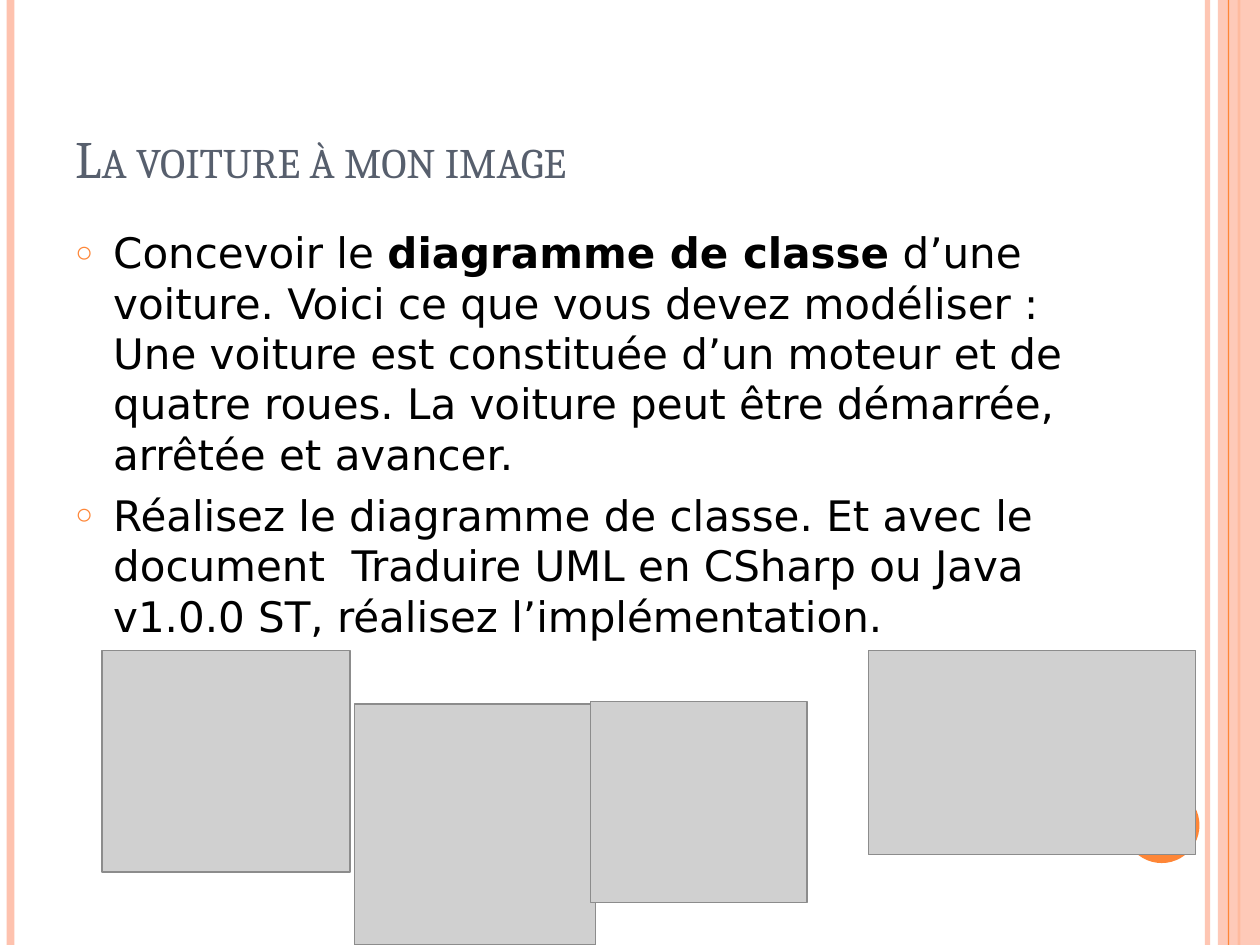
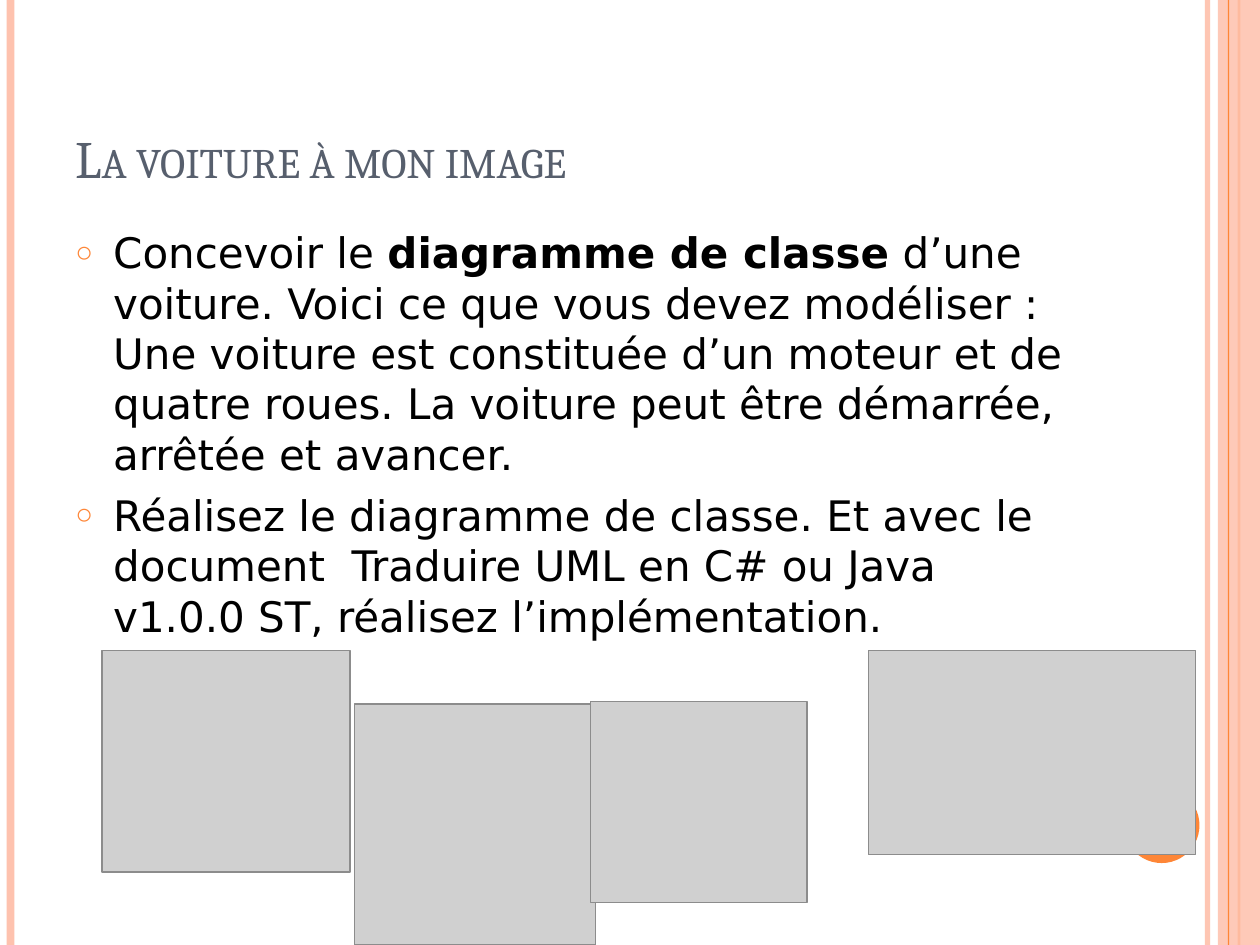
Before and after one commit to llissandre/CDA_2409_LL, a slide deck: slide 11 of 04 - PO/UML/2.Exo Concepts_objet v2.0.0 ST 1.pptx. Drawn at 1260x945 pixels with LibreOffice and Linux fonts; fonts in the diff are those of the drawing; grey boxes stand for pictures. Boxes give left, top, right and bottom in pixels: in the first picture for what was removed or moved away, otherwise in the second. Text is boxed around its words. In the diff, an @@ line names an element or a change of style, - is before the commit and + after.

```diff
--- a/04 - PO/UML/2.Exo Concepts_objet v2.0.0 ST 1.pptx
+++ b/04 - PO/UML/2.Exo Concepts_objet v2.0.0 ST 1.pptx
@@ text at [113,497,1032,641]: text changed @@
-○ Réalisez le diagramme de classe. Et avec le document Traduire UML en CSharp ou Java v1.0.0 ST, réalisez l’implémentation.
+○ Réalisez le diagramme de classe. Et avec le document Traduire UML en C# ou Java v1.0.0 ST, réalisez l’implémentation.
```
Also in this commit, not shown: 3 other slides changed, 6 other files.
